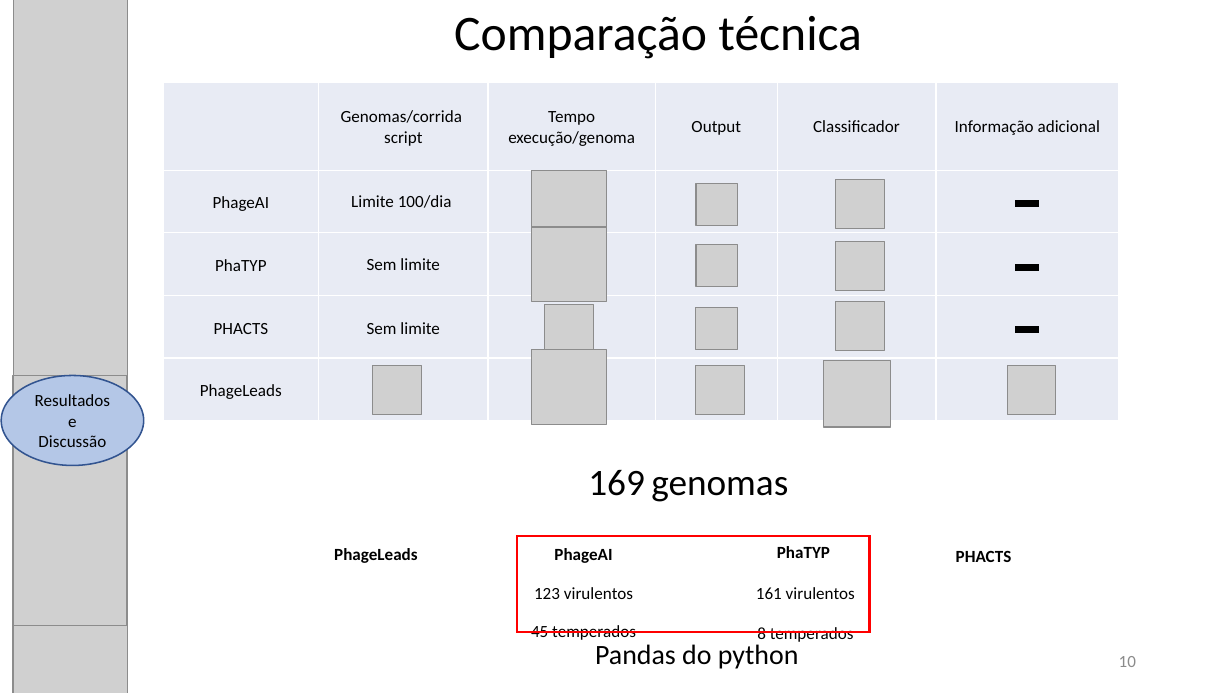
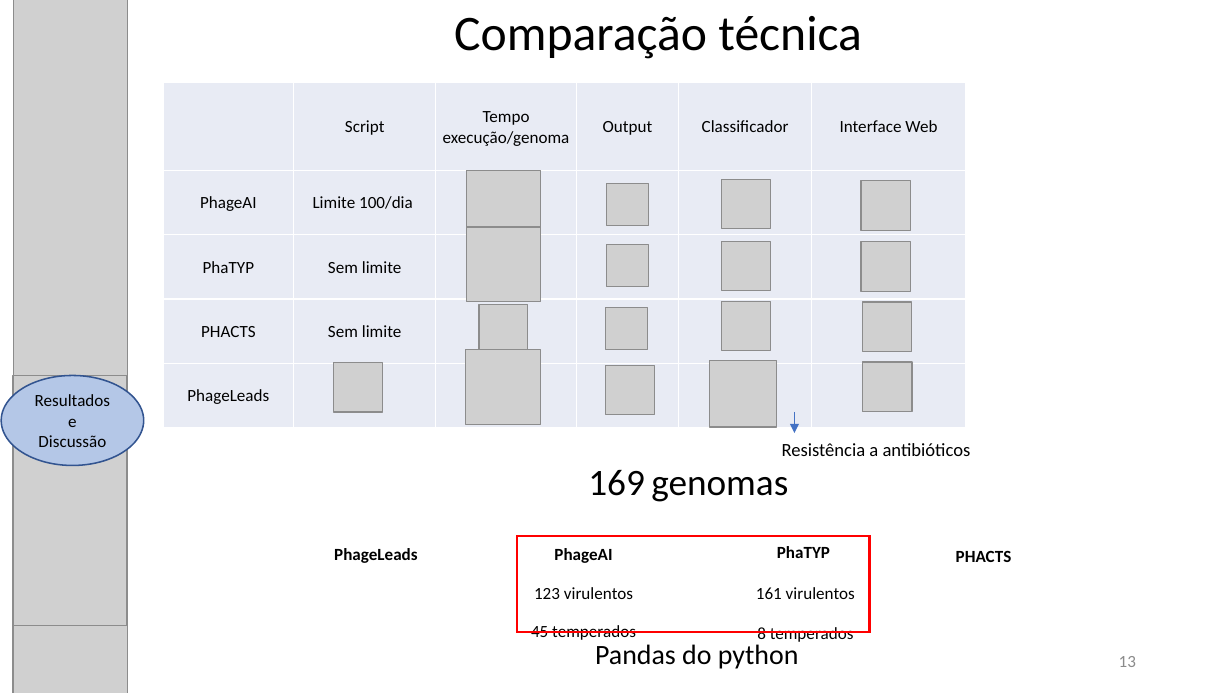
Before and after one commit to karynalysenko/Project_final, a slide deck: slide 13 of apresentacao.pptx (slide 10 before the commit). Drawn at 1232x693 pixels with LibreOffice and Linux fonts; fonts in the diff are those of the drawing; grey boxes stand for pictures. Boxes give left, top, right and bottom in pixels: in the first picture for what was removed or moved away, otherwise in the second. Text is boxed around its words. In the diff, an @@ line names an element or a change of style, - is before the commit and + after.

```diff
--- a/apresentacao.pptx
+++ b/apresentacao.pptx
@@ table at <box>163,83,965,421</box> @@
-row 1, column 2: Genomas/corrida / script
+row 1, column 2: Script
-row 1, column 6: Informação adicional
+row 1, column 6: Interface Web
@@ table: place and size @@
-table at <box>163,83,1119,421</box>
+table at <box>163,83,965,421</box>
@@ picture added at <box>861,181,911,231</box> @@
@@ rectangle removed at <box>1016,201,1039,207</box> @@
@@ picture added at <box>861,241,911,292</box> @@
@@ rectangle removed at <box>1016,265,1039,271</box> @@
@@ 4 pictures: place and size @@
-4 pictures at <box>695,184,745,415</box>
+4 pictures at <box>606,184,655,415</box>
@@ picture added at <box>863,302,912,351</box> @@
@@ rectangle removed at <box>1016,326,1039,332</box> @@
@@ 4 pictures: place and size @@
-4 pictures at <box>532,170,607,425</box>
+4 pictures at <box>466,170,541,425</box>
@@ picture: place and size @@
-picture at <box>372,366,421,415</box>
+picture at <box>333,363,382,413</box>
@@ 4 pictures: place and size @@
-4 pictures at <box>824,179,891,427</box>
+4 pictures at <box>710,179,777,427</box>
@@ picture added at <box>862,362,912,413</box> @@
@@ picture removed at <box>1007,366,1056,415</box> @@
@@ arrow added from (795, 413) to (795, 434), #4472C4 0.5 pt @@
@@ text added at <box>782,443,971,456</box>, 12 pt, text #000000 @@
+Resistência a antibióticos
@@ page number at <box>1119,656,1136,667</box>: text changed @@
-10
+13
```
Also in this commit, not shown: 11 other slides changed, 3 slides added, 1 other file.
